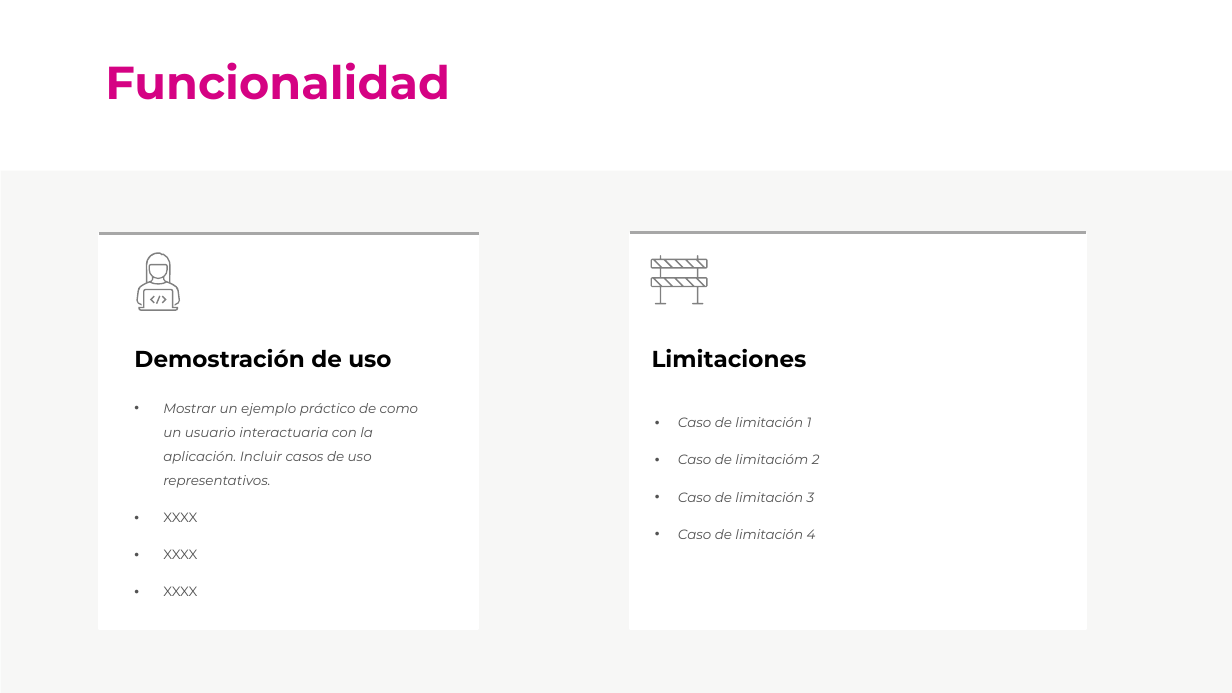
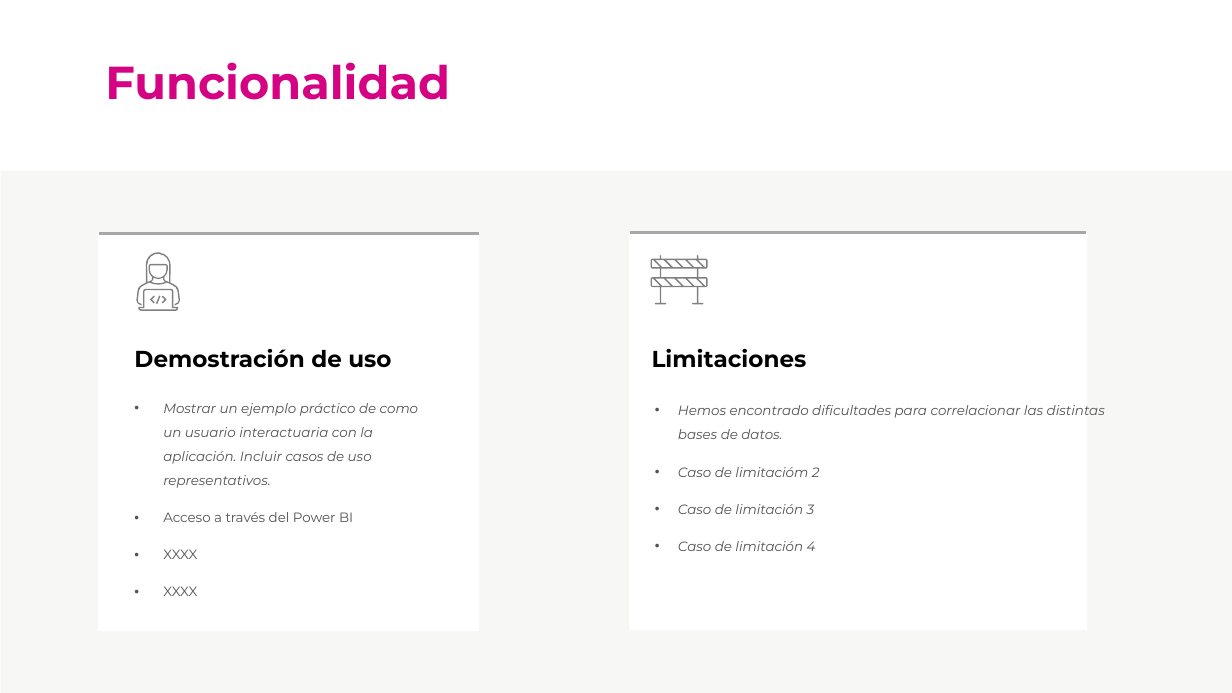
Before and after one commit to cvilafer/Datato_Equipo1_Reto3, a slide deck: slide 6 of Datato2025_Equipo1_Reto3.pptx. Drawn at 1232x693 pixels with LibreOffice and Linux fonts; fonts in the diff are those of the drawing; background and template pictures are left out. Boxes give left, top, right and bottom in pixels: in the first picture for what was removed or moved away, otherwise in the second. Text is boxed around its words. In the diff, an @@ line names an element or a change of style, - is before the commit and + after.

Commit message:
actualizaciono power point

```diff
--- a/Datato2025_Equipo1_Reto3.pptx
+++ b/Datato2025_Equipo1_Reto3.pptx
@@ subtitle "Hemos encontrado dificultades para correlacionar ...": place and size @@
-subtitle "Hemos encontrado dificultades para correlacionar ..." at [678, 417, 820, 539]
+subtitle "Hemos encontrado dificultades para correlacionar ..." at [678, 405, 1105, 551]
@@ subtitle at [678, 405, 1105, 439]: text changed @@
-• Caso de limitación 1
+• Hemos encontrado dificultades para correlacionar las distintas bases de datos.
@@ text at [163, 512, 353, 522]: paragraph added @@
+• Acceso a través del Power BI
```
Also in this commit, not shown: 3 other slides changed.
